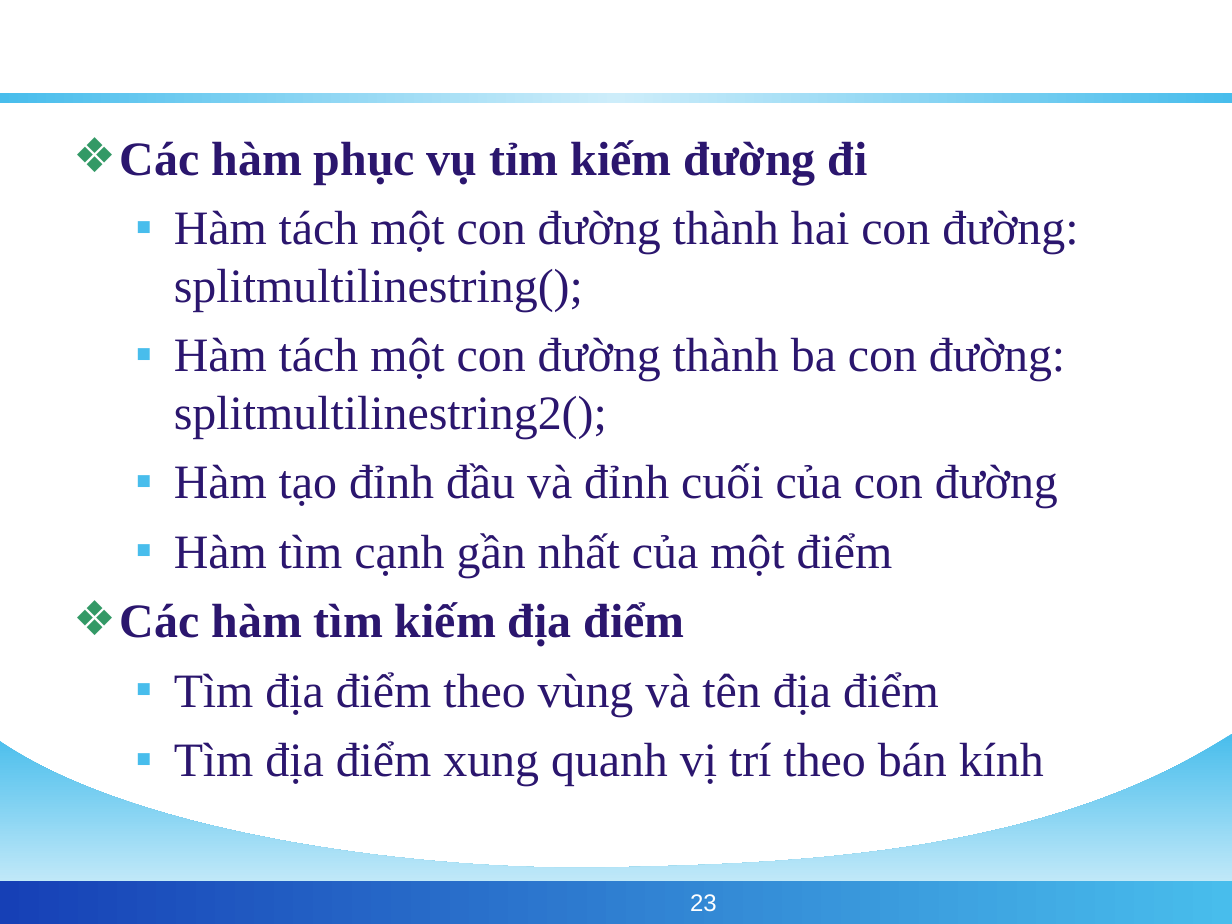
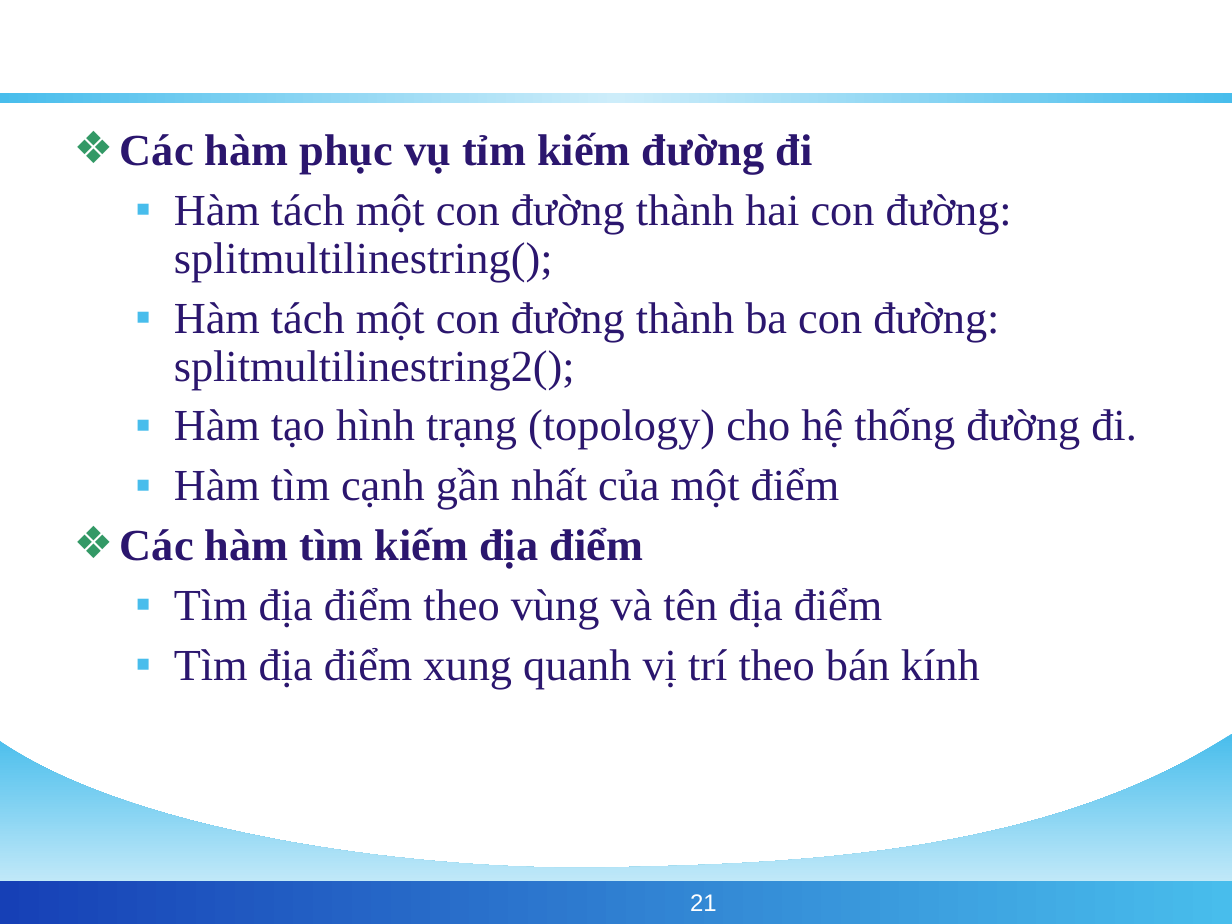
Before and after one commit to phamngsinh/cantho-webgis, a slide deck: slide 21 of Document/Bao Cao/BaoCaoLuanVan.ppt (slide 23 before the commit). Drawn at 1232x924 pixels with LibreOffice and Linux fonts; fonts in the diff are those of the drawing; background and template pictures are left out. Boxes give left, top, right and bottom in pixels: in the first picture for what was removed or moved away, otherwise in the second. Text is boxed around its words. In the diff, an @@ line names an element or a change of style, - is before the commit and + after.

```diff
--- a/Document/Bao Cao/BaoCaoLuanVan.ppt
+++ b/Document/Bao Cao/BaoCaoLuanVan.ppt
@@ text at (x1=120, y1=132, x2=1012, y2=689): size 28 to 25.9 pt in "Các hàm phục vụ tỉm kiếm đường ...", "Hàm tách một con đường thành hai ...", "Hàm tách một con đường thành ba ...", "Hàm tìm cạnh gần nhất của một ..." and 3 more places; line spacing 1 to 0.9 @@
@@ text at (x1=174, y1=408, x2=1137, y2=449): text changed; size 28 to 25.9 pt @@
-  ▪ Hàm tạo đỉnh đầu và đỉnh cuối của con đường
+  ▪ Hàm tạo hình trạng (topology) cho hệ thống đường đi.
@@ page number at (x1=690, y1=894, x2=717, y2=911): text changed @@
-23
+21
```
Also in this commit, not shown: 11 other slides changed, 3 slides added, 5 slides removed, 1 other file.
